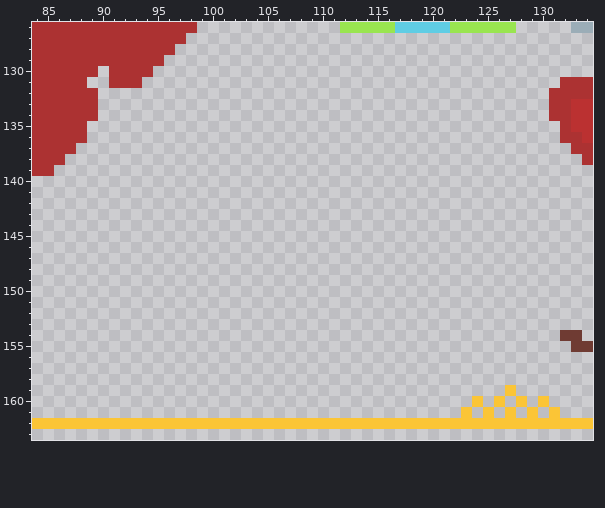
Pixel-art file: wcale-nie-noita/test1.aseprite. Above: the version before the commit.
400x200 pixels, 1 frame. Colours within 5 levels of each other are drawn and written as one. Shown: x 84..134, y 126..163.
After the commit:
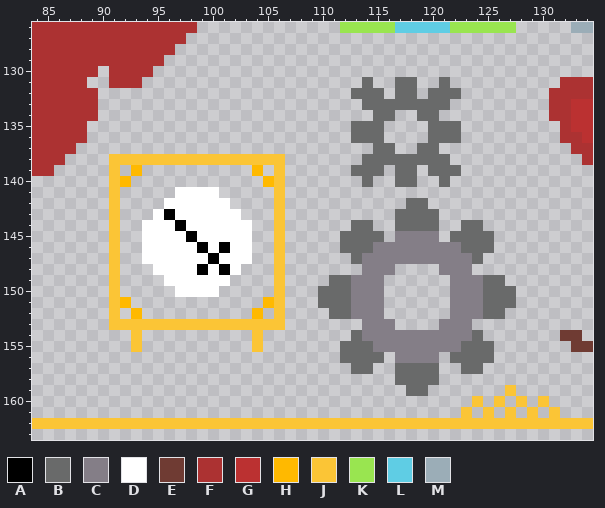
Palette (. is transparent): A #000000  B #696a6a  C #847e87  D #ffffff  E #6f3b33  F #ac3232  G #bb3131  H #ffb900  J #fbc536  K #99e550  L #5fcde4  M #9badb7
From old to new:
Colour A now appears in row 143 at x 96; in row 144 at x 97; in row 145 at x 98; in row 146 at x 99 and 101; in row 147 at x 100; in row 148 at x 99 and 101.
Colour B now appears in row 131 at x 114, 117 to 118 and 121; in row 132 at x 113 to 115, 117 to 118 and 120 to 122; in row 133 at x 114 to 121; in row 134 at x 115 to 116 and 119 to 120; in rows 135 to 136 at x 113 to 115 and 120 to 122; in row 137 at x 115 to 116 and 119 to 120.
Colour B now appears in row 138 at x 114 to 121; in row 139 at x 113 to 115, 117 to 118 and 120 to 122; in row 140 at x 114, 117 to 118 and 121; in row 142 at x 118 to 119; in row 143 at x 117 to 120; in row 144 at x 113 to 114, 117 to 120 and 123 to 124.
Colour B now appears in row 145 at x 112 to 115 and 122 to 125; in row 146 at x 112 to 114 and 123 to 125; in row 147 at x 113 and 124; in row 149 at x 111 to 112 and 125 to 126; in rows 150 to 151 at x 110 to 112 and 125 to 127; in row 152 at x 111 to 112 and 125 to 126.
Colour B now appears in row 154 at x 113 and 124; in row 155 at x 112 to 114 and 123 to 125; in row 156 at x 112 to 115 and 122 to 125; in row 157 at x 113 to 114, 117 to 120 and 123 to 124; in row 158 at x 117 to 120; in row 159 at x 118 to 119.
Colour C now appears in row 145 at x 117 to 120; in row 146 at x 115 to 122; in row 147 at x 114 to 123; in row 148 at x 114 to 116 and 121 to 123; in rows 149 to 152 at x 113 to 115 and 122 to 124; in row 153 at x 114 to 116 and 121 to 123.
Colour C now appears in row 154 at x 114 to 123; in row 155 at x 115 to 122; in row 156 at x 117 to 120.
Colour D now appears in row 141 at x 97 to 100; in row 142 at x 96 to 101; in row 143 at x 95 and 97 to 102; in row 144 at x 94 to 96 and 98 to 103; in row 145 at x 94 to 97 and 99 to 103; in row 146 at x 94 to 98, 100 and 102 to 103.
Colour D now appears in row 147 at x 94 to 99 and 101 to 103; in row 148 at x 95 to 98, 100 and 102; in row 149 at x 96 to 101; in row 150 at x 97 to 100.
Colour H now appears in row 139 at x 93 and 104; in row 140 at x 92 and 105; in row 151 at x 92 and 105; in row 152 at x 93 and 104.
Colour J now appears in row 138 at x 91 to 106; in rows 139 to 152 at x 91 and 106; in row 153 at x 91 to 106; in rows 154 to 155 at x 93 and 104.
Changed places in both pictures, as pixel boxes (x1, y1, x2, y2):
added: (109, 77, 516, 396)
